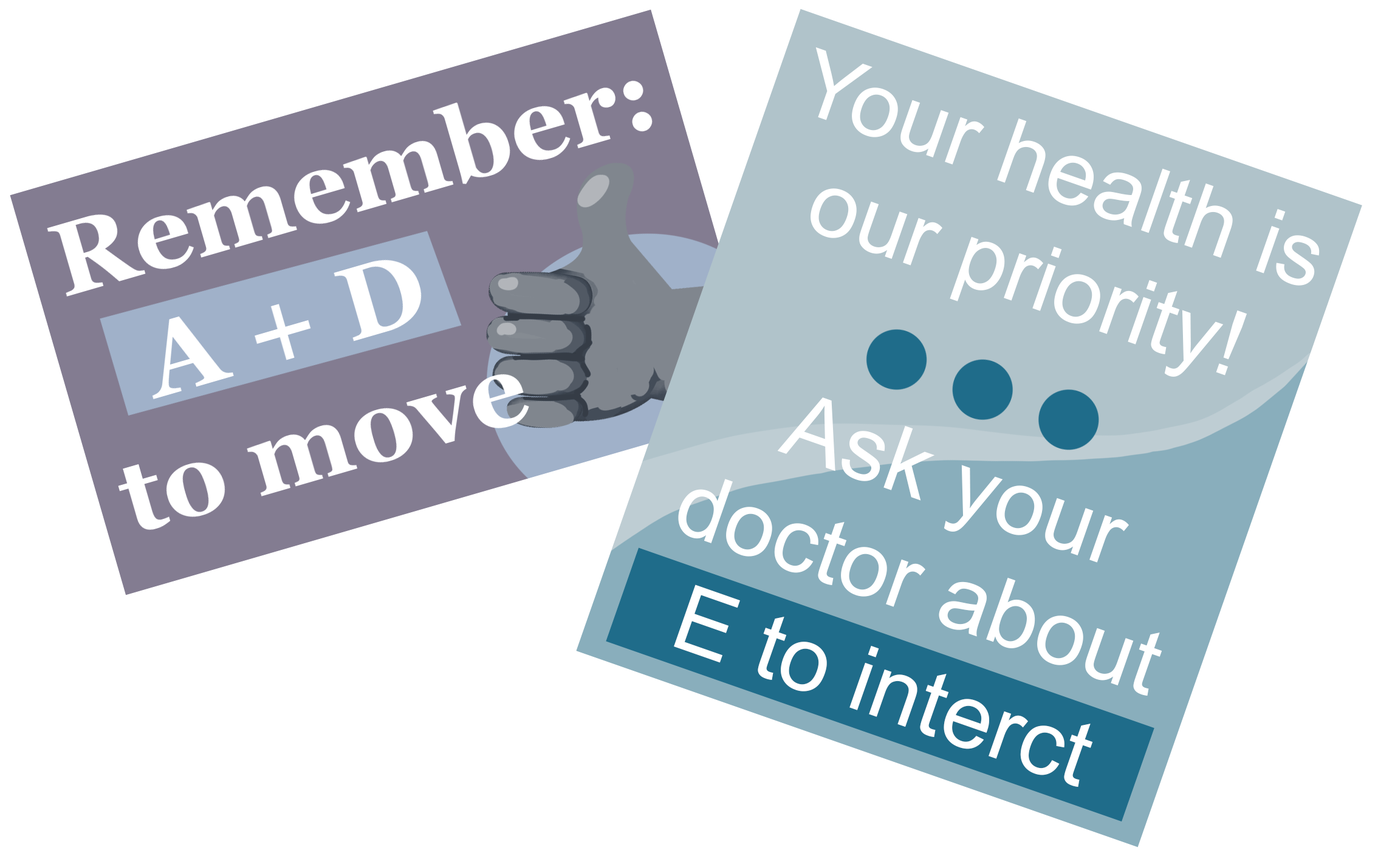
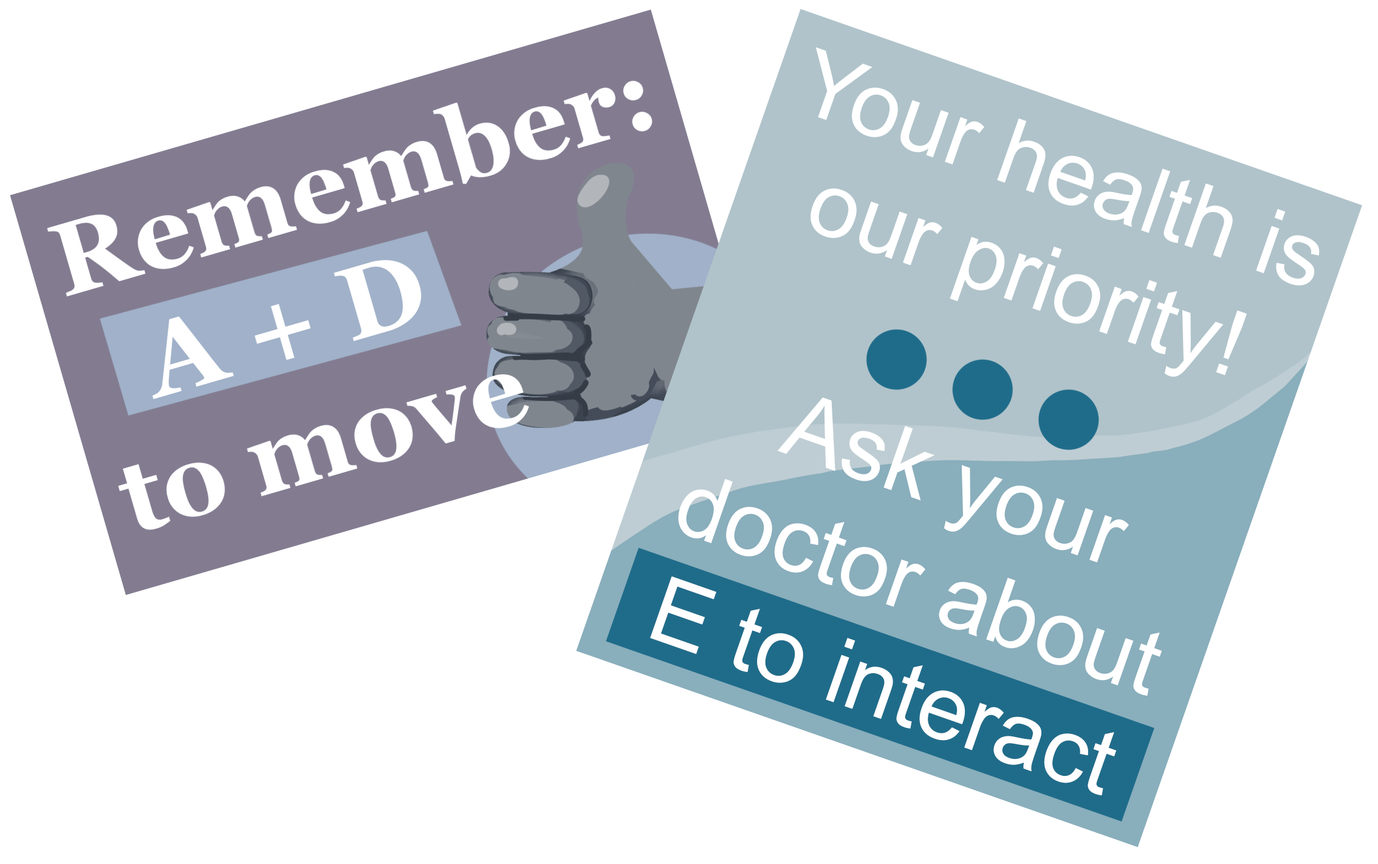
Revision of a layered 1378px x 864px image; what changed, layer by layer:
renamed "Your health is our priority! Ask your doctor about E to interc" to "Your health is our priority! Ask your doctor about E to intera", painted on it over bbox(650, 576, 1118, 796)
